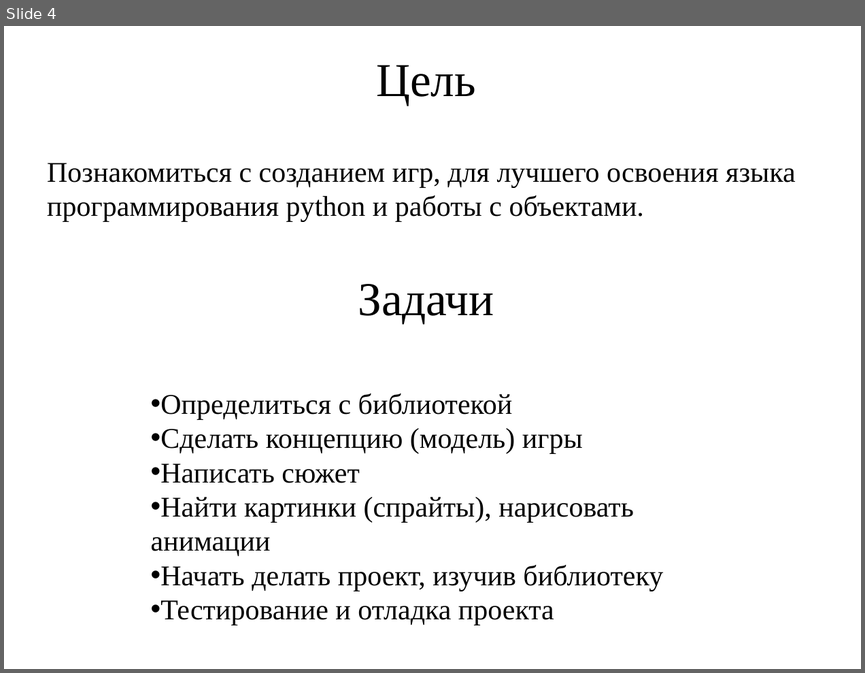
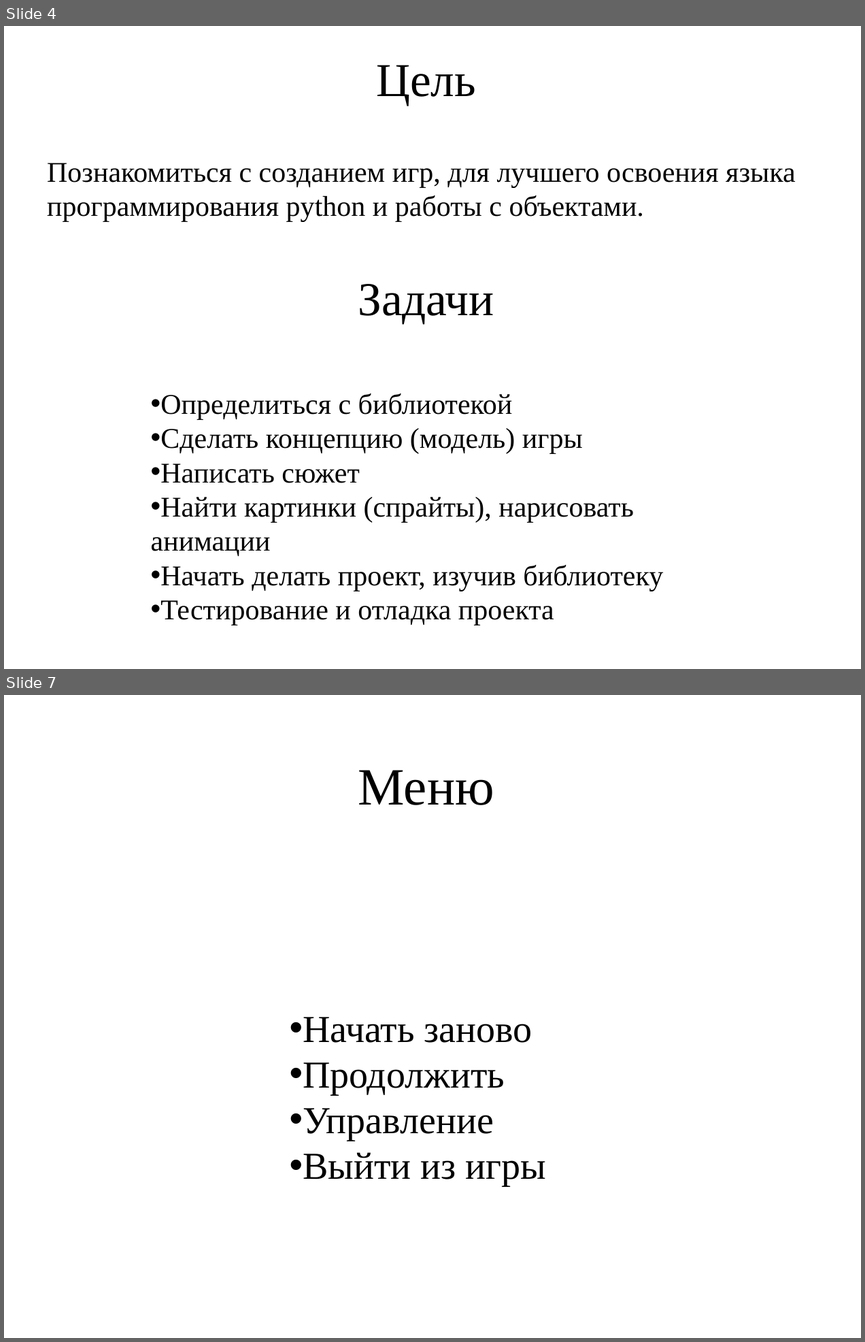
Before and after one commit to Arktoth/Cyber-Ravage, a slide deck: Cyber Ravage.pptx. Shown one above the other, each under a label of ours: slide 4 before the commit, slides 4 and 7 after it; the slides between them are not shown. The pictures are 865x673 and 865x1342 pixels, drawn with LibreOffice and Linux fonts; fonts in the diff are those of the drawing; background and template pictures are left out. Boxes give left, top, right and bottom in pixels: in the first picture for what was removed or moved away, otherwise in the second. Text is boxed around its words. In the diff, an @@ line names an element or a change of style, - is before the commit and + after.

```diff
--- a/Cyber Ravage.pptx
+++ b/Cyber Ravage.pptx
@@ slide 7 added at <box>4,695,861,1338</box>, background picture (left out) @@
@@ title added at <box>358,770,494,805</box>, 44 pt, text #000000 @@
+Меню
@@ text added at <box>303,1017,547,1186</box>, 32 pt, text #000000 @@
+• Начать заново
+• Продолжить
+• Управление
+• Выйти из игры
```
Also in this commit, not shown: 4 other slides added.
